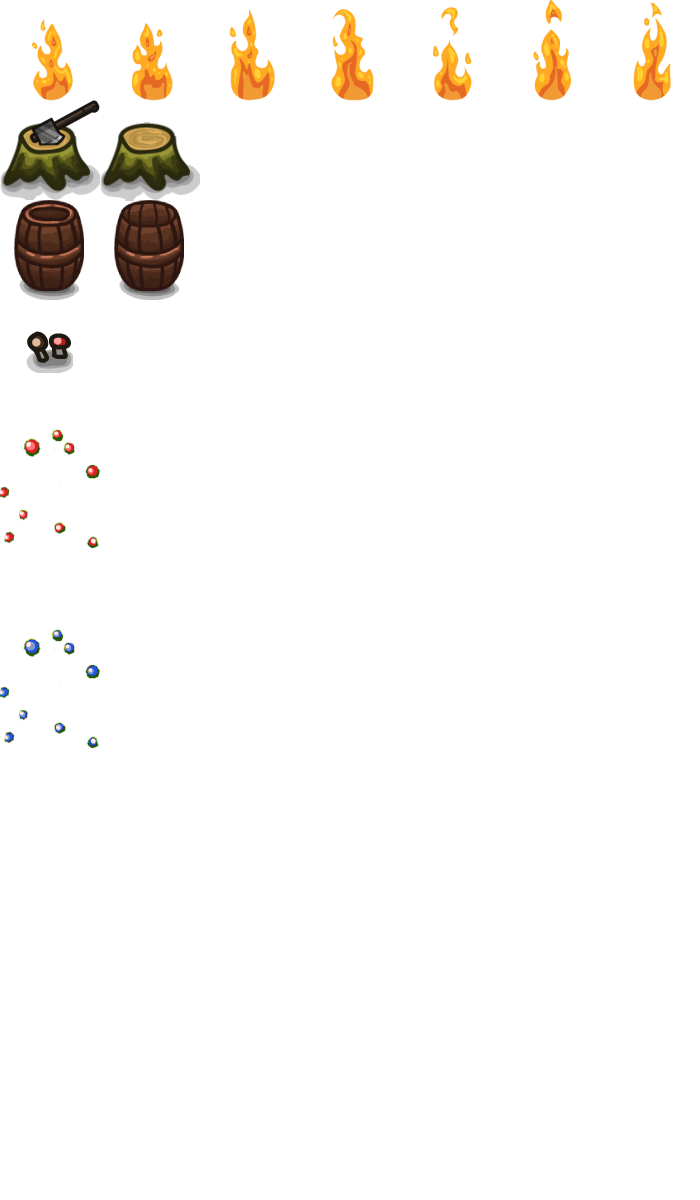
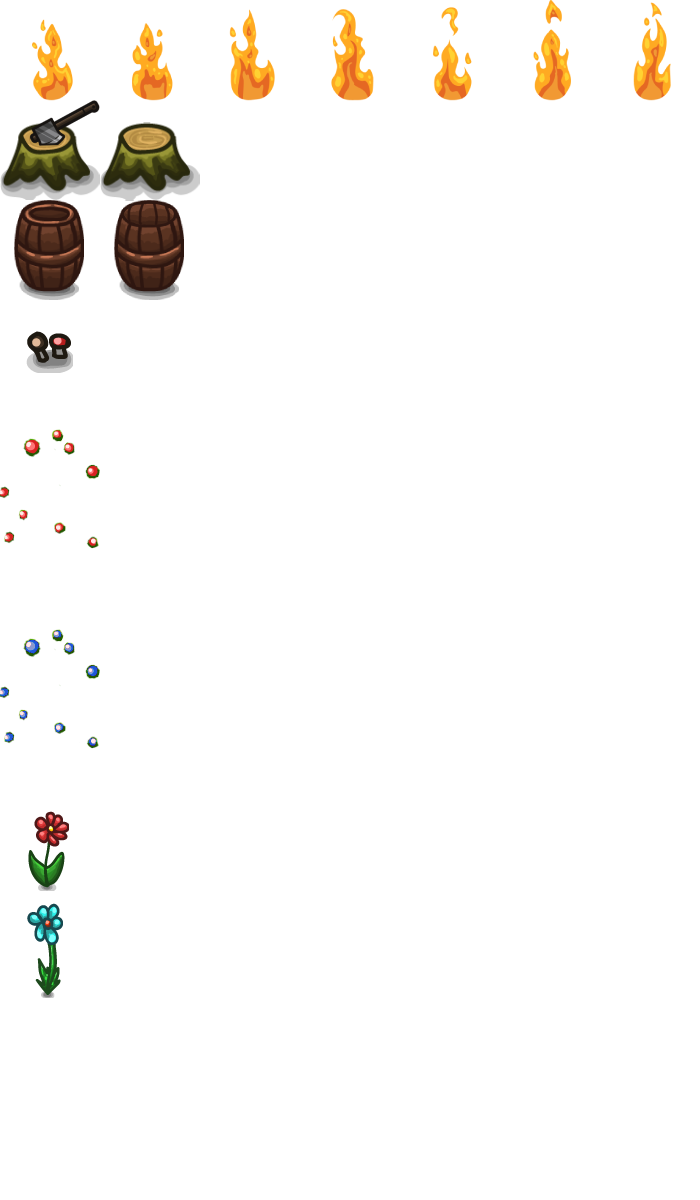
Comparing the layer stacks of the two 700×1200 images. Changes:
added group "flower1" (1st of 2) with 1 layers above "flower0" over box(27, 903, 63, 998)
added layer "flower1" (2nd of 2, in "flower1") in group "flower1" over box(27, 903, 63, 998)
added group "flower0" (1st of 2) with 1 layers above "mushrooms" over box(28, 811, 69, 891)
added layer "flower0" (2nd of 2, in "flower0") in group "flower0" over box(28, 811, 69, 891)
